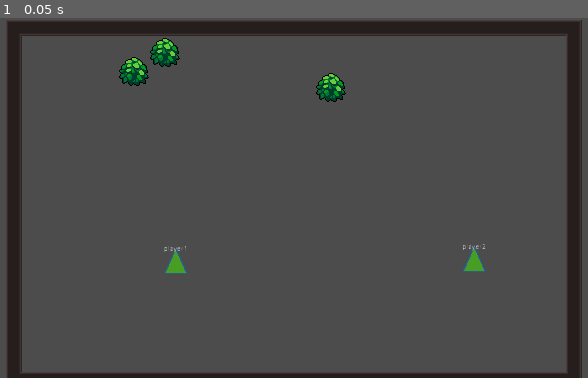
Above: before the commit, frame 1.
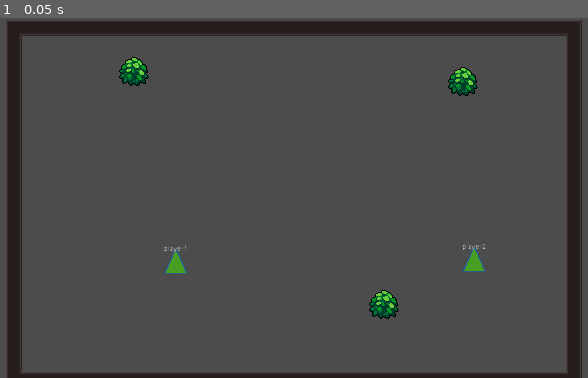
Above: after the commit, the same moment.

Repository: tangfuhao/InTheWorld
Game: Godot game, scene res://src/world/MiniMap.tscn
The game is run twice, just before and just after one commit, with the same random seed, the same clock (stepped at 60 frames per second) and the same inputs.
Inputs:
- Up to frame 1 (0.05 s): no input

The runs differ from the first frame. In frame 1, 1.2% of the frame differs, in the area x 25-82%, y 5-84%.

Commit message:
修复随机码 bug

Diff:
--- a/src/character/Human.gd
+++ b/src/character/Human.gd
@@ -46,6 +46,11 @@
 			_target.connect("disappear_notify",self,"handle_target_disappear_notify")
 		target = _target
 		update_target_distance()
+		if target is Stuff:
+			print(player_name,"的目标改为:",target.stuff_name)
+		else:
+			print(player_name,"的目标改为:",target.player_name)
+
 
 func get_target():
 	return target
--- a/src/character/strategy/Strategy.gd
+++ b/src/character/strategy/Strategy.gd
@@ -35,7 +35,8 @@
 	else:
 		current_running_task = run_next_task()
 	if current_running_task == null :
-		print(control_node.player_name,"因为没有任务，重新规划")
+		if control_node.player_name == "player1":
+			print(control_node.player_name,"因为没有任务，重新规划")
 		send_re_plan_signal()
 
 
@@ -153,17 +154,19 @@
 	var meet_strategy_arr:Array = plan_condition_meet_strategy_arr(_strategy.strong_strategy_arr,_strategy.weak_strategy_arr)
 
 	if meet_strategy_arr.empty() == false:
+		var random_code_arr = _new_strategy_chain.random_code_arr
 		var is_match_current_strategy = is_match_current_strategy(_current_strategy_chain,_new_strategy_chain,level)
-		var random_code_arr = _new_strategy_chain.random_code_arr
+
 		if is_match_current_strategy:
-			random_code_arr = _current_strategy_chain.random_code_arr
-		else:
+			random_code_arr.clear()
 			#如果当前的策略码数目不足 用之前的补足
-			if random_code_arr.size() < level:
-				_new_strategy_chain.random_code_arr.clear()
-				for index in range(0,level):
+			if random_code_arr.size() <= level:
+				var start_index = random_code_arr.size()
+				var end_index = level+1
+				for index in range(start_index,end_index):
 					var random_code = _current_strategy_chain.random_code_arr[index]
 					_new_strategy_chain.random_code_arr.push_back(random_code)
+
 
 #		1.选择策略
 #		2.规划策略的任务
@@ -173,6 +176,9 @@
 		while select_strategy:
 			if plan_task_queue(select_strategy.task_queue,level,_current_strategy_chain,_new_strategy_chain) == false:
 				#规划失败的情况
+				while _new_strategy_chain.random_code_arr.size() > level:
+					_new_strategy_chain.random_code_arr.pop_back()
+
 				_new_strategy_chain.roll_back_level(level)
 				meet_strategy_arr.remove(meet_strategy_arr.find(select_strategy))
 				if meet_strategy_arr.empty():
@@ -206,13 +212,16 @@
 
 #根据规则 选择一个策略
 func select_strategy(order_sort_type,meet_strategy_arr,_random_code_arr,level) -> StrategyItemModel:
-	var strategy_result = null
 	if order_sort_type :
-		strategy_result = order_sort_select(meet_strategy_arr)
-		_random_code_arr.push_back(-1)
-	else:
-		strategy_result = random_sort_select(meet_strategy_arr,_random_code_arr,level)
-	return strategy_result
+		var strategy_result = order_sort_select(meet_strategy_arr)
+		if _random_code_arr.size() == level:
+			_random_code_arr.push_back(-1)
+
+		return strategy_result
+	else:
+		var strategy_result = random_sort_select(meet_strategy_arr,_random_code_arr,level)
+		return strategy_result
+
 
 class StrategySort:
 	static func sort_ascending(a_strategy, b_strategy):
@@ -225,14 +234,21 @@
 	return meet_strategy_arr.front()
 
 func random_sort_select(meet_strategy_arr,_random_code_arr,level):
-	var random_code
+	print("随机规划！！！！== ",level)
+	var random_code = 0
+	var new_generate_code = false
 	if _random_code_arr.size() == level:
 		random_code = rand_range(0,100)
+		new_generate_code = true
 	elif _random_code_arr.size() > level:
 		random_code = _random_code_arr[level]
 	else:
-		print("exception")
-
+		var fdas = 454/random_code
+		print("exception",fdas)
+	if new_generate_code:
+		print("新生成随机码:",random_code)
+	else:
+		print("旧随机码:",random_code)
 
 	var weight_num:float = 0
 	for item in meet_strategy_arr:
@@ -243,8 +259,10 @@
 	var random_code_temp = random_code
 	for item in meet_strategy_arr:
 		random_code_temp = random_code_temp - item.weight * step_weight
+		print("遍历策略:",item.task_queue[0]," 剩余:",random_code_temp)
 		if random_code_temp <= 0:
-			_random_code_arr.push_back(random_code)
+			if new_generate_code:
+				_random_code_arr.push_back(random_code)
 			return item
 
 	return null
@@ -275,6 +293,10 @@
 
 #改变当前的任务
 func change_task(_task_chain):
+#	if current_strategy_chain:
+#		if current_strategy_chain.strategy_chain.size() == _task_chain.strategy_chain.size():
+#			if is_match_current_strategy(current_strategy_chain,_task_chain,current_strategy_chain.strategy_chain.size()):
+#				pass
 	clean_current_task()
 	current_strategy_chain = _task_chain
 
--- a/src/character/strategy/StrategyChain.gd
+++ b/src/character/strategy/StrategyChain.gd
@@ -41,8 +41,10 @@
 func roll_back_strategy():
 	strategy_chain.pop_back()
 func get_startegy_by_index(index):
-	if strategy_chain.size() <= 2 : return null
-	return strategy_chain[index]
+	if strategy_chain.size() > index:
+		return strategy_chain[index]
+	return null
+
 
 func to_list():
 	var strategy_list:String
--- a/src/character/world_status/WorldStatus.gd
+++ b/src/character/world_status/WorldStatus.gd
@@ -55,7 +55,7 @@
 	var is_no_remote_attak = world_status_dic["不在远程攻击范围"]
 
 	var is_no_melee_range_new = _distance > 20
-	var is_no_remote_attak_new = _distance > 150
+	var is_no_remote_attak_new = _distance > 200
 	if is_no_melee_range != is_no_melee_range_new || is_no_remote_attak != is_no_remote_attak_new:
 		world_status_dic["不在近战攻击范围"] = is_no_melee_range_new
 		world_status_dic["不在远程攻击范围"] = is_no_remote_attak_new
--- a/src/world/Hide_Stuff.gd
+++ b/src/world/Hide_Stuff.gd
@@ -3,7 +3,7 @@
 
 signal disappear_notify
 
-var stuff_name = "灌木"
+export var stuff_name = "灌木"
 var attrubute_arr := []
 func _ready():
 	attrubute_arr.push_back("可躲入的")
--- a/src/world/MiniMap.tscn
+++ b/src/world/MiniMap.tscn
@@ -26,7 +26,7 @@
 player_name = "player2"
 
 [node name="Status" parent="Human2/CPU" index="0"]
-update_time = 10
+update_time = 10000
 
 [node name="Camera2D" type="Camera2D" parent="."]
 position = Vector2( 576.614, 356.669 )
@@ -34,13 +34,16 @@
 zoom = Vector2( 4, 4 )
 
 [node name="Hide_Stuff" parent="." instance=ExtResource( 3 )]
-position = Vector2( 649.818, 135.918 )
+position = Vector2( 757.258, 570.856 )
+stuff_name = "灌木1"
 
 [node name="Hide_Stuff2" parent="." instance=ExtResource( 3 )]
-position = Vector2( 318.437, 67.3118 )
+position = Vector2( 913.887, 124.268 )
+stuff_name = "灌木2"
 
 [node name="Hide_Stuff3" parent="." instance=ExtResource( 3 )]
 position = Vector2( 256.303, 104.851 )
+stuff_name = "灌木3"
 
 [editable path="Human"]
 
